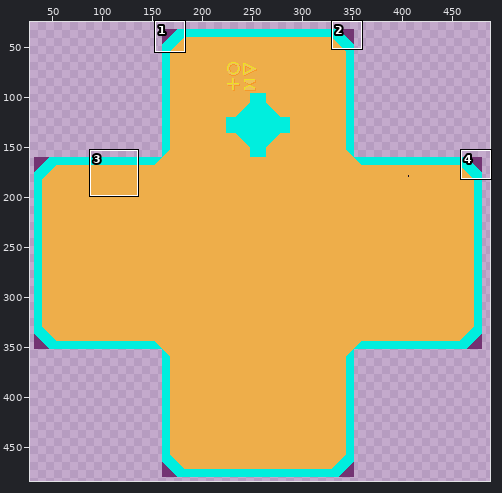
Edited in one commit: sprite sheet (srcref/groundToHole.png). The first picture is a wide view before the edit; the outline marks the close-up.
Close-up. As it was:
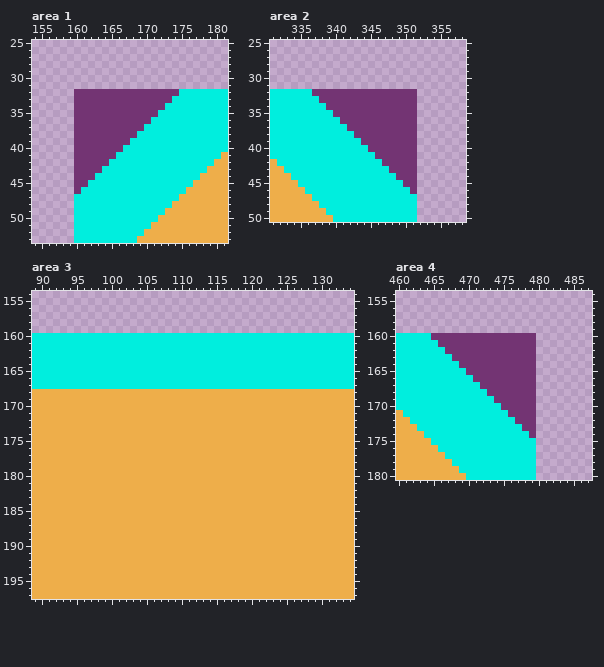
The file is 512x512 pixels. Shown: area 1: x 154..181, y 25..53; area 2: x 331..358, y 25..50; area 3: x 89..134, y 154..197; area 4: x 460..487, y 154..180. The wide view leaves out empty margins. The commit also changed other parts of the picture, which this record leaves out.
New version:
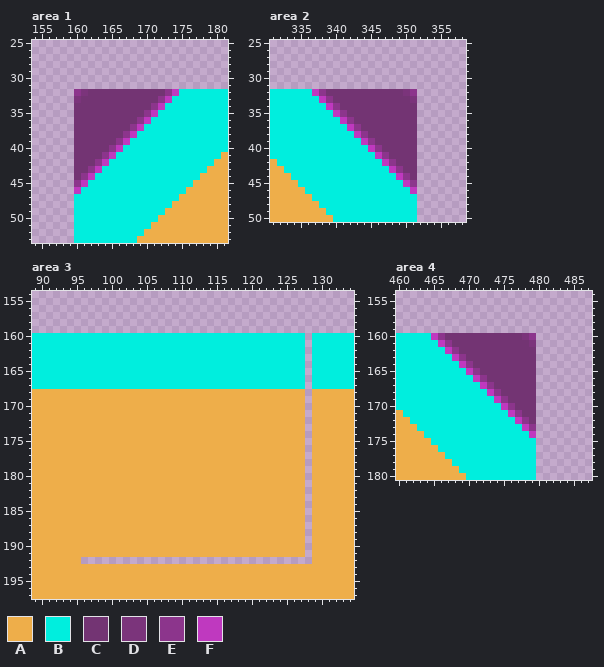
Palette (. is transparent): A #eeae4a  B #00eede  C #733473  D #7b347b  E #8c358c  F #bf39bf
Changes in this commit:
Area 1:
y 32: x 160..161 CC -> ED; x 173..174 CC -> EF
y 33: x 160 C -> D; x 172..173 CC -> EF
y 34: x 171..172 CC -> EF
y 35: x 170..171 CC -> EF
y 36: x 169..170 CC -> EF
y 37: x 168..169 CC -> EF
y 38: x 167..168 CC -> EF
y 39: x 166..167 CC -> EF
y 40: x 165..166 CC -> EF
y 41: x 164..165 CC -> EF
y 42: x 163..164 CC -> EF
y 43: x 162..163 CC -> EF
y 44: x 161..162 CC -> EF
y 45: x 160..161 CC -> EF
y 46: x 160 C -> F
Area 2:
y 32: x 337..338 CC -> FE; x 350..351 CC -> DE
y 33: x 338..339 CC -> FE; x 351 C -> D
y 34: x 339..340 CC -> FE
y 35: x 340..341 CC -> FE
y 36: x 341..342 CC -> FE
y 37: x 342..343 CC -> FE
y 38: x 343..344 CC -> FE
y 39: x 344..345 CC -> FE
y 40: x 345..346 CC -> FE
y 41: x 346..347 CC -> FE
y 42: x 347..348 CC -> FE
y 43: x 348..349 CC -> FE
y 44: x 349..350 CC -> FE
y 45: x 350..351 CC -> FE
y 46: x 351 C -> F
Area 3:
y 160..167: x 128 B -> .
y 168..191: x 128 A -> .
y 192: x 96..128 AAAAAAAAAAAAAAAAAAAAAAAAAAAAAAAAA -> .................................
Area 4:
y 160: x 465..466 CC -> FE; x 478..479 CC -> DE
y 161: x 466..467 CC -> FE; x 479 C -> D
y 162: x 467..468 CC -> FE
y 163: x 468..469 CC -> FE
y 164: x 469..470 CC -> FE
y 165: x 470..471 CC -> FE
y 166: x 471..472 CC -> FE
y 167: x 472..473 CC -> FE
y 168: x 473..474 CC -> FE
y 169: x 474..475 CC -> FE
y 170: x 475..476 CC -> FE
y 171: x 476..477 CC -> FE
y 172: x 477..478 CC -> FE
y 173: x 478..479 CC -> FE
y 174: x 479 C -> F
Changed places in both close-ups, as pixel boxes (x1, y1, x2, y2):
changed: (74, 89, 179, 194)
changed: (312, 89, 417, 194)
erased: (81, 333, 312, 564)
changed: (431, 333, 536, 438)
